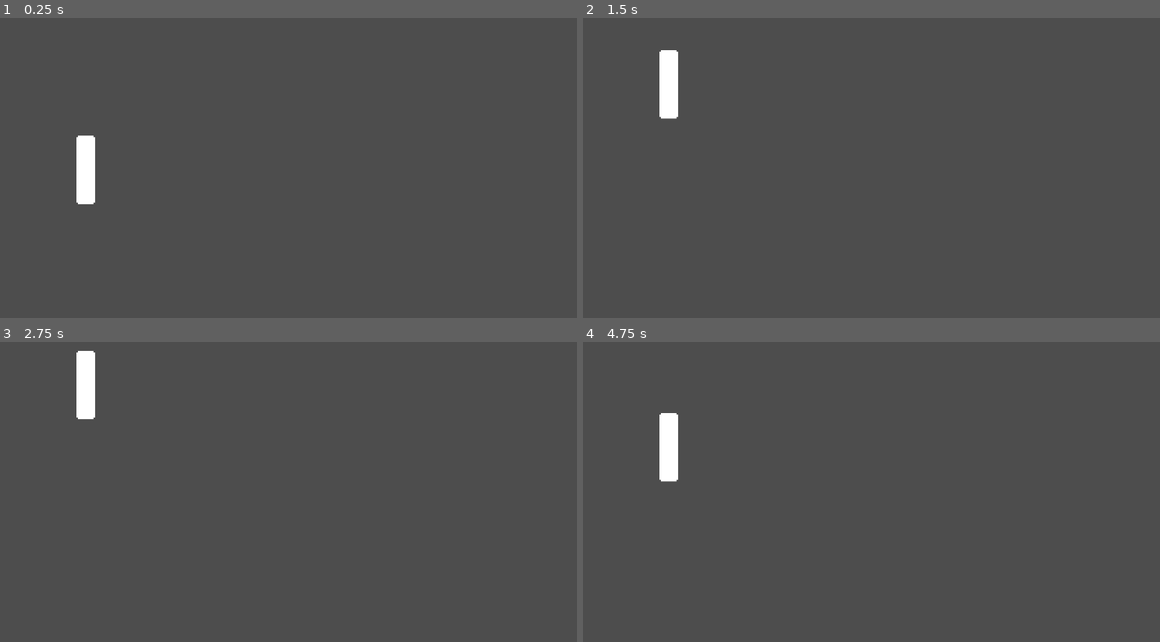
Above: before the commit, frames 1-4 (two rows, left to right).
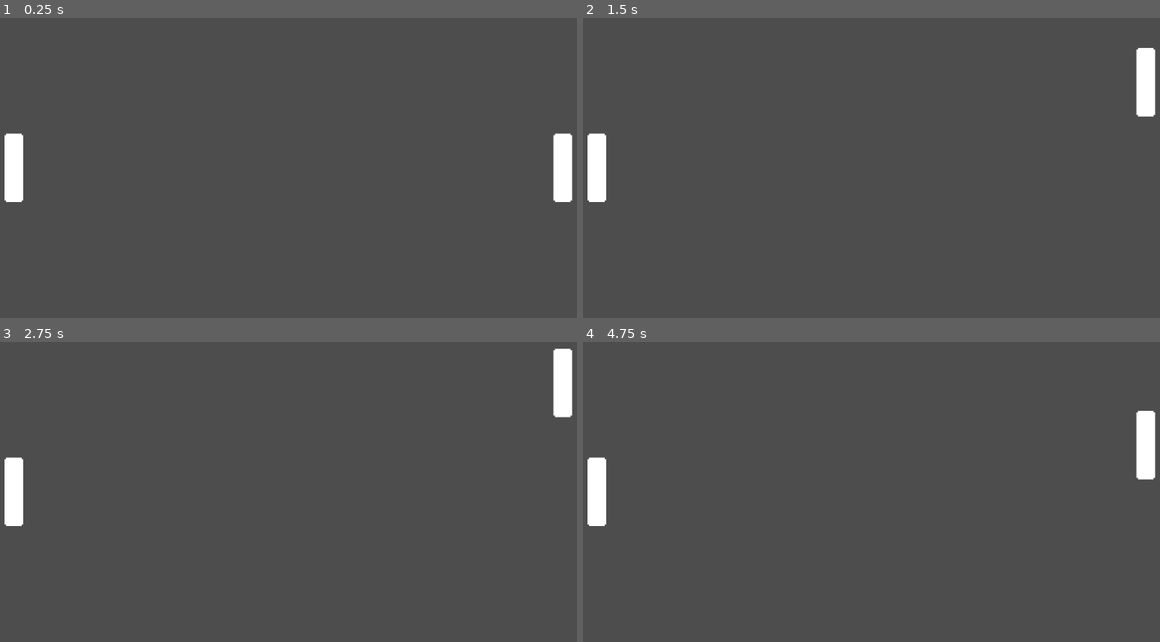
Above: after the commit, the same moments.

Repository: Mimi522/Godot-20-Game-Challenge
Game: Godot game, scene res://scenes/game.tscn
Two runs of this game, one before a commit and one after it. Both use one fixed random seed, a clock stepped at 60 frames per second and the inputs below.
Inputs:
- Up to frame 1 (0.25 s): no input
- Up to frame 2 (1.5 s): tap Enter at 0.5 s; hold Up (ui_up) 0.53-1.28 s; hold Down (ui_down) from 1.28 s (still down)
- Up to frame 3 (2.75 s): release Down (ui_down) at 2.03 s; hold Up (ui_up) from 2.03 s (still down)
- Up to frame 4 (4.75 s): tap Space at 3.5 s; release Up (ui_up) at 3.53 s; hold Down (ui_down) from 3.53 s (still down)

The runs differ from the first frame. In frame 1, 2.2% of the frame differs, in the area x 0-100%, y 38-63%; in frame 2, 2.2%; in frame 3, 2.2%; in frame 4, 2.2%.

Commit message:
feat: move two paddles with different keys

Diff:
--- a/Pong/project.godot
+++ b/Pong/project.godot
@@ -15,6 +15,29 @@
 config/features=PackedStringArray("4.2", "GL Compatibility")
 config/icon="res://sprites/icon.svg"
 
+[input]
+
+"Player 1 - Move up"={
+"deadzone": 0.5,
+"events": [Object(InputEventKey,"resource_local_to_scene":false,"resource_name":"","device":-1,"window_id":0,"alt_pressed":false,"shift_pressed":false,"ctrl_pressed":false,"meta_pressed":false,"pressed":false,"keycode":0,"physical_keycode":87,"key_label":0,"unicode":119,"echo":false,"script":null)
+]
+}
+"Player 1 - Move down"={
+"deadzone": 0.5,
+"events": [Object(InputEventKey,"resource_local_to_scene":false,"resource_name":"","device":-1,"window_id":0,"alt_pressed":false,"shift_pressed":false,"ctrl_pressed":false,"meta_pressed":false,"pressed":false,"keycode":0,"physical_keycode":83,"key_label":0,"unicode":115,"echo":false,"script":null)
+]
+}
+"Player 2 - Move up"={
+"deadzone": 0.5,
+"events": [Object(InputEventKey,"resource_local_to_scene":false,"resource_name":"","device":-1,"window_id":0,"alt_pressed":false,"shift_pressed":false,"ctrl_pressed":false,"meta_pressed":false,"pressed":false,"keycode":0,"physical_keycode":4194320,"key_label":0,"unicode":0,"echo":false,"script":null)
+]
+}
+"Player 2 - Move down"={
+"deadzone": 0.5,
+"events": [Object(InputEventKey,"resource_local_to_scene":false,"resource_name":"","device":-1,"window_id":0,"alt_pressed":false,"shift_pressed":false,"ctrl_pressed":false,"meta_pressed":false,"pressed":false,"keycode":0,"physical_keycode":4194322,"key_label":0,"unicode":0,"echo":false,"script":null)
+]
+}
+
 [rendering]
 
 renderer/rendering_method="gl_compatibility"
--- a/Pong/scenes/game.tscn
+++ b/Pong/scenes/game.tscn
@@ -4,6 +4,12 @@
 
 [node name="Game" type="Node2D"]
 
-[node name="Paddle" parent="." instance=ExtResource("1_1o76a")]
-position = Vector2(185, 293)
-scale = Vector2(3, 3)
+[node name="Player 1" parent="." instance=ExtResource("1_1o76a")]
+position = Vector2(47, 289)
+move_up = &"Player 1 - Move up"
+move_down = &"Player 1 - Move down"
+
+[node name="Player 2" parent="." instance=ExtResource("1_1o76a")]
+position = Vector2(1103, 289)
+move_up = &"Player 2 - Move up"
+move_down = &"Player 2 - Move down"
--- a/Pong/scenes/paddle.tscn
+++ b/Pong/scenes/paddle.tscn
@@ -7,6 +7,7 @@
 size = Vector2(12, 44)
 
 [node name="Paddle" type="CharacterBody2D"]
+scale = Vector2(3, 3)
 script = ExtResource("1_u0u4a")
 
 [node name="Sprite2D" type="Sprite2D" parent="."]
--- a/Pong/scripts/paddle.gd
+++ b/Pong/scripts/paddle.gd
@@ -2,8 +2,11 @@
 
 const SPEED = 300.0
 
+@export var move_up : StringName
+@export var move_down : StringName
+
 func _physics_process(_delta):
-	var direction = Input.get_axis("ui_up", "ui_down")
+	var direction = Input.get_axis(move_up, move_down)
 	if direction:
 		velocity.y = direction * SPEED
 	else:
